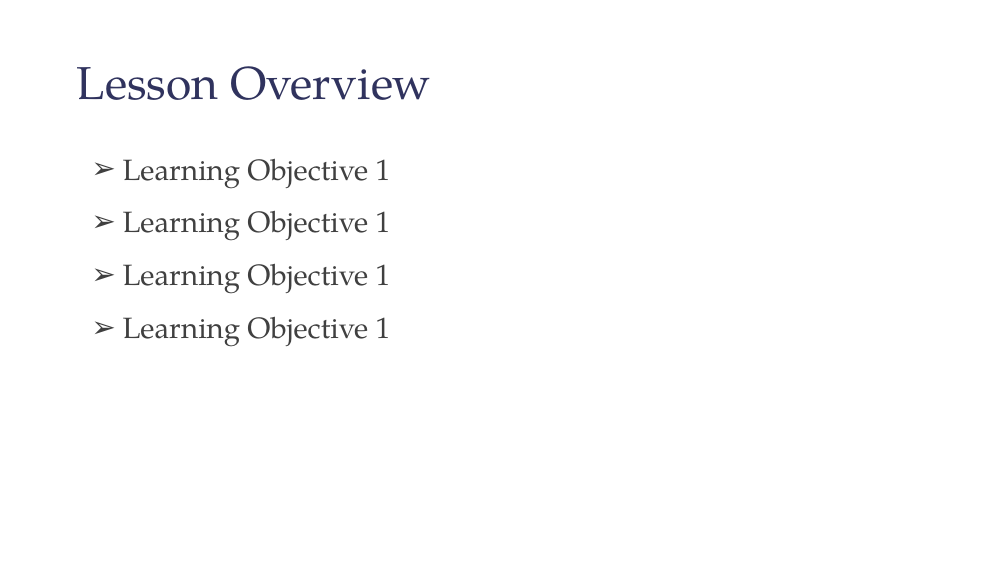
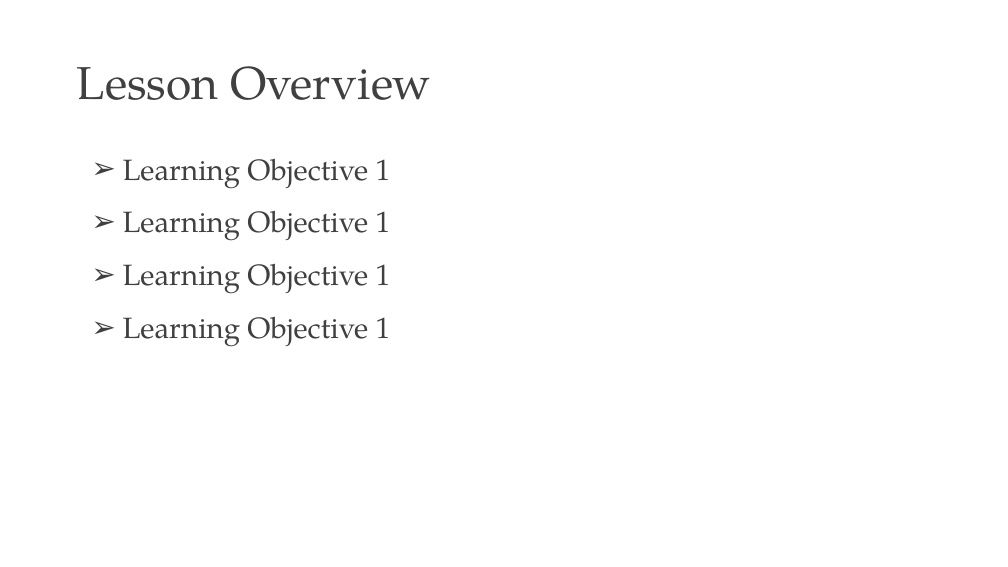
Before and after one commit to PracticumAI/transformers, a slide deck: slide 2 of presentations/02_transformers_attention.pptx. Drawn at 1008x567 pixels with LibreOffice and Linux fonts; fonts in the diff are those of the drawing. Boxes give left, top, right and bottom in pixels: in the first picture for what was removed or moved away, otherwise in the second. Text is boxed around its words. In the diff, an @@ line names an element or a change of style, - is before the commit and + after.

```diff
--- a/presentations/02_transformers_attention.pptx
+++ b/presentations/02_transformers_attention.pptx
@@ title "Lesson Overview" at bbox=[77, 66, 431, 100]: text colour #30335E to #404040 @@
```
Also in this commit, not shown: 7 slides added, 5 slides removed, 1 other file.
